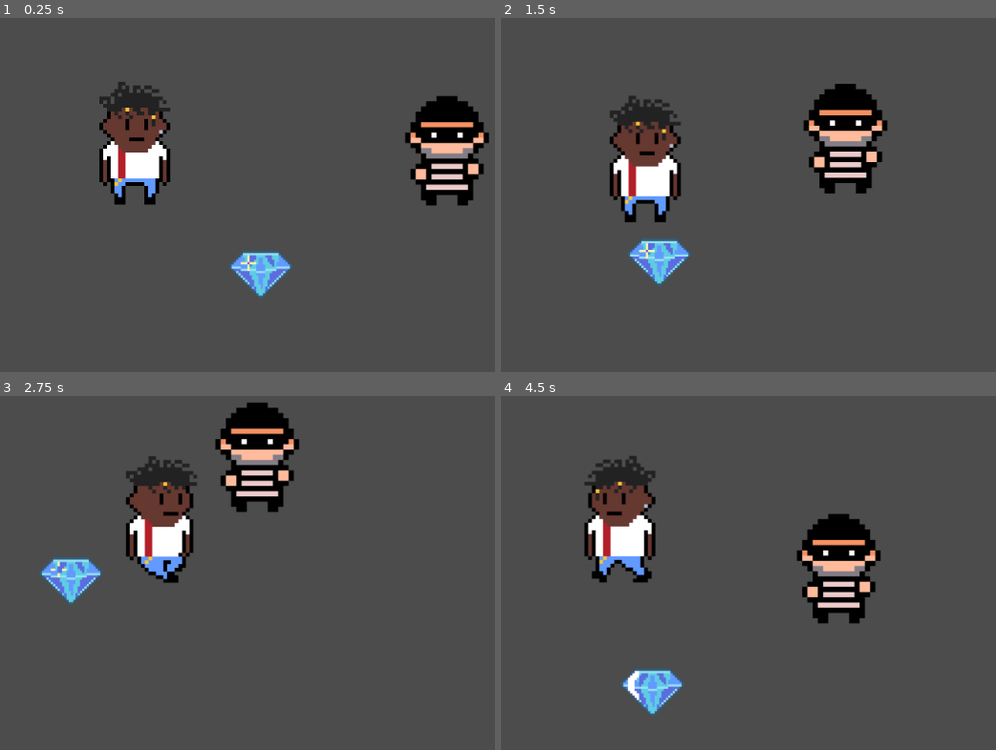
Above: before the commit, frames 1-4 (two rows, left to right).
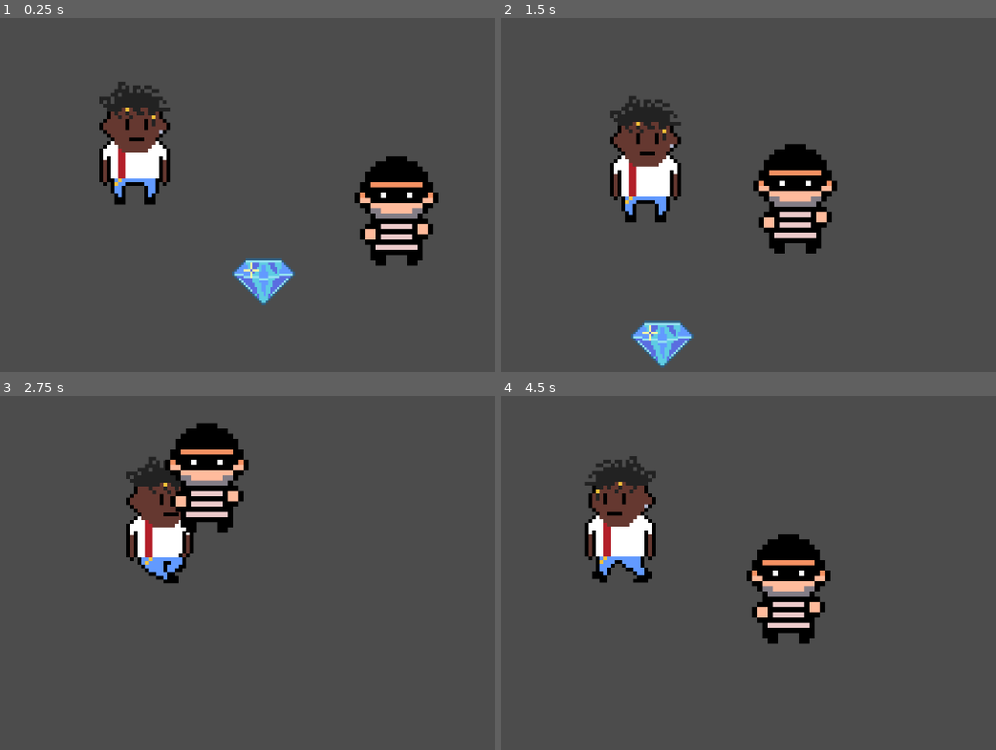
Above: after the commit, the same moments.

Repository: KelJ27/Vault-Raider
Game: Godot game, scene res://Main.tscn
The game is run twice, just before and just after one commit, with the same random seed, the same clock (stepped at 60 frames per second) and the same inputs.
Inputs:
- Up to frame 1 (0.25 s): no input
- Up to frame 2 (1.5 s): hold D (Right) 0.53-1.28 s; hold S (Down) from 1.28 s (still down)
- Up to frame 3 (2.75 s): release S (Down) at 2.03 s; hold D (Right) from 2.03 s (still down)
- Up to frame 4 (4.5 s): release D (Right) at 2.78 s; hold W (Up) 2.78-3.53 s; hold A (Left) from 3.53 s (still down)

The runs differ from the first frame. In frame 1, 7.9% of the frame differs, in the area x 46-99%, y 22-82%; in frame 2, 9.2%, in the area x 22-78%, y 18-99%; in frame 3, 7.7%; in frame 4, 7.7%.

Commit message:
Minor changes

Diff:
--- a/Main.tscn
+++ b/Main.tscn
@@ -90,7 +90,7 @@
 }
 
 [sub_resource type="RectangleShape2D" id=18]
-extents = Vector2( 30, 30 )
+extents = Vector2( 46, 81 )
 
 [sub_resource type="RectangleShape2D" id=7]
 
@@ -194,7 +194,6 @@
 }
 
 [sub_resource type="RectangleShape2D" id=19]
-extents = Vector2( 25, 25 )
 
 [sub_resource type="Animation" id=15]
 resource_name = "Pause"
@@ -246,6 +245,8 @@
 "update": 1,
 "values": [ 0, 1, 2, 3, 4, 5, 6, 7, 8, 9, 10 ]
 }
+
+[sub_resource type="RectangleShape2D" id=20]
 
 [node name="Main" type="Node2D"]
 
@@ -274,11 +275,11 @@
 "anims/Walk Up" = SubResource( 5 )
 
 [node name="CollisionShape2D" type="CollisionShape2D" parent="Player"]
-position = Vector2( -8.21347, 13.3469 )
+position = Vector2( -9.02798, -10.2738 )
 shape = SubResource( 18 )
 
 [node name="Robber" type="KinematicBody2D" parent="."]
-position = Vector2( 820.599, 117.441 )
+position = Vector2( 753.351, 198.549 )
 __meta__ = {
 "_edit_group_": true
 }
@@ -301,12 +302,15 @@
 "anims/Walk Right" = SubResource( 12 )
 "anims/Walk Up" = SubResource( 13 )
 
-[node name="Diamond" type="KinematicBody2D" parent="."]
-position = Vector2( 559.36, 269.479 )
+[node name="Diamond" type="RigidBody2D" parent="."]
+position = Vector2( 563.432, 275.995 )
+collision_layer = 2
+collision_mask = 2
 script = ExtResource( 4 )
-__meta__ = {
-"_edit_group_": true
-}
+
+[node name="CollisionShape2D" type="CollisionShape2D" parent="Diamond"]
+position = Vector2( 2.43842, -4.87671 )
+shape = SubResource( 19 )
 
 [node name="Sprite" type="Sprite" parent="Diamond"]
 position = Vector2( 2.73163, -5.27747 )
@@ -314,14 +318,15 @@
 vframes = 2
 hframes = 11
 
-[node name="CollisionShape2D" type="CollisionShape2D" parent="Diamond"]
-position = Vector2( 2.43842, -4.87671 )
-shape = SubResource( 19 )
-
 [node name="AnimationPlayer" type="AnimationPlayer" parent="Diamond"]
 anims/Pause = SubResource( 15 )
 anims/Shine = SubResource( 16 )
 anims/Sparkle = SubResource( 17 )
 
 [node name="Timer" type="Timer" parent="Diamond"]
+
+[node name="Detector" type="Area2D" parent="Diamond"]
+
+[node name="CollisionShape2D" type="CollisionShape2D" parent="Diamond/Detector"]
+shape = SubResource( 20 )
 [connection signal="timeout" from="Diamond/Timer" to="Diamond" method="TimerTimeout"]
--- a/Scripts/Diamond.gd
+++ b/Scripts/Diamond.gd
@@ -1,4 +1,4 @@
-extends KinematicBody2D
+extends RigidBody2D
 
 enum {
 	PAUSE,
@@ -6,6 +6,7 @@
 	SHINE
 }
 
+var picked = false
 var state = SPARKLE
 var newState = SHINE
 var prevState
@@ -36,3 +37,10 @@
 	if prevState == state:
 		state = newState
 		newState = prevState
+
+func _input(event):
+	if Input.is_action_just_pressed("e"):
+		var bodies = $Detector.get_overlapping_bodies()
+		for b in bodies:
+			if b.name == "Player" and picked == false:
+				picked = true
--- a/project.godot
+++ b/project.godot
@@ -105,4 +105,5 @@
 
 [rendering]
 
+quality/2d/use_pixel_snap=true
 environment/default_environment="res://default_env.tres"
Not shown: 1 places in Main.tscn that only renumber resources
